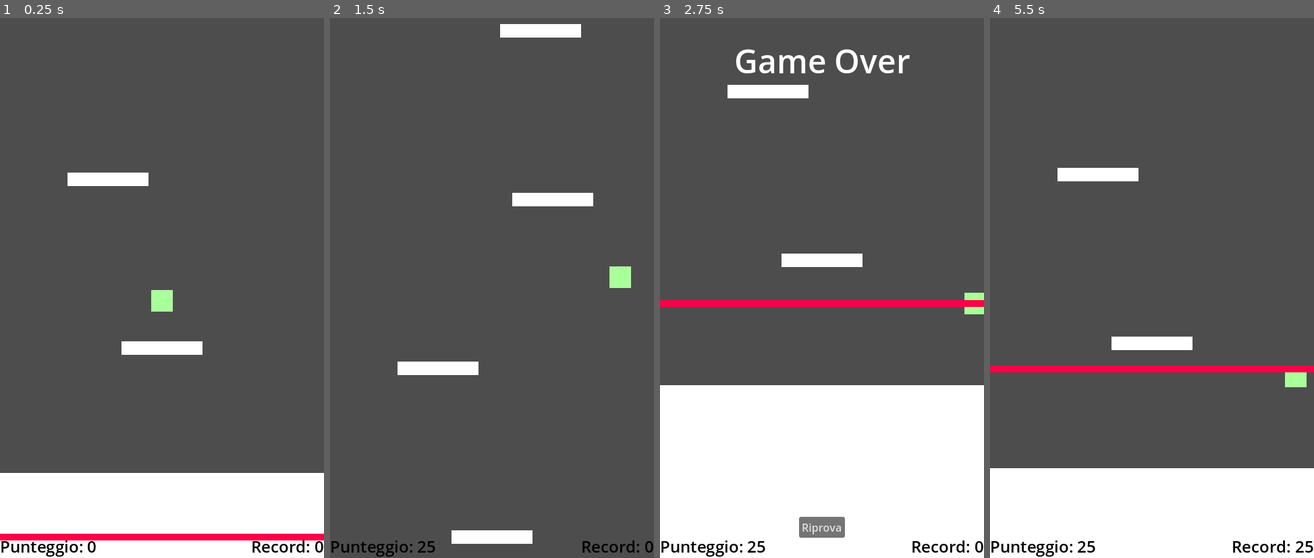
Above: before the commit, frames 1-4 (left to right).
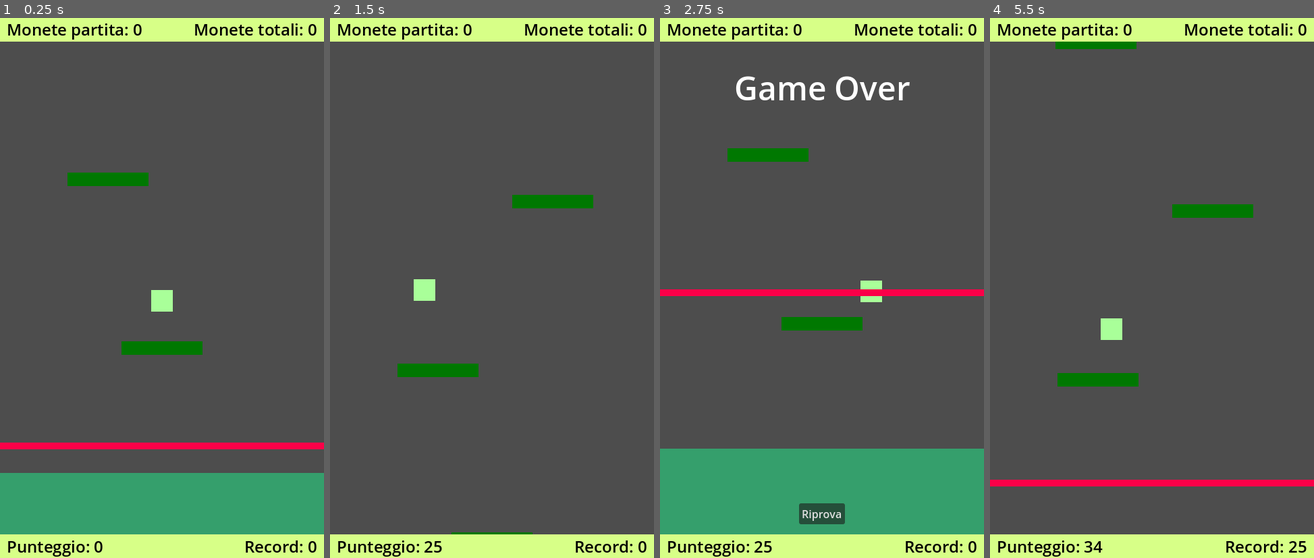
Above: after the commit, the same moments.

Repository: AlessandroDarie/VerticalPlatformer
Game: Godot game, scene res://main.tscn
The game is run twice, just before and just after one commit, with the same random seed, the same clock (stepped at 60 frames per second) and the same inputs.
Inputs:
- Up to frame 1 (0.25 s): no input
- Up to frame 2 (1.5 s): tap Enter (ui_accept) at 0.5, 0.6, 0.77, 1.07, 1.35 s; hold Right (ui_right) from 0.53 s (still down)
- Up to frame 3 (2.75 s): tap Enter (ui_accept) at 1.52, 1.82, 2.1 s; release Right (ui_right) at 2.03 s; hold Left (ui_left) from 2.03 s (still down)
- Up to frame 4 (5.5 s): release Left (ui_left) at 2.75 s; click "Riprova" at 2.75 s; hold Right (ui_right) 3.53-5.03 s; tap Enter (ui_accept) at 3.6, 3.77, 4.07, 4.35, 4.52, 4.82, 5.1, 5.27 s; hold Left (ui_left) from 5.03 s (still down)

The runs differ from the first frame. In frame 1, 23% of the frame differs, in the area x 0-100%, y 0-100%; in frame 2, 11%; in frame 3, 43%; in frame 4, 25%.

Commit message:
Aggiunta raccolta monete con salvataggio persistente. Migliorato leggermente la UI

Diff:
--- a/BasePlatform.tscn
+++ b/BasePlatform.tscn
@@ -10,6 +10,7 @@
 offset_top = -15.0
 offset_right = 240.0
 offset_bottom = 485.0
+color = Color(0.209441, 0.622013, 0.422647, 1)
 
 [node name="CollisionShape2D" type="CollisionShape2D" parent="."]
 shape = SubResource("RectangleShape2D_l6tcx")
--- /dev/null
+++ b/Coin.gd
@@ -0,0 +1,10 @@
+extends Area2D
+
+func _ready():
+	connect("body_entered", Callable(self, "_on_body_entered"))
+
+func _on_body_entered(body):
+	if body.name == "Player":
+		var score_ui = get_tree().get_root().get_node("Main/ScoreUI")
+		score_ui.increment_coins()
+		queue_free()
--- /dev/null
+++ b/Coin.tscn
@@ -0,0 +1,17 @@
+[gd_scene load_steps=4 format=3 uid="uid://do07iv763nvvs"]
+
+[ext_resource type="Script" uid="uid://cerfj5n7jpata" path="res://Coin.gd" id="1_h5dih"]
+[ext_resource type="Texture2D" uid="uid://cdmfgh7d6ja4j" path="res://assets/coins/coin.png" id="2_ou7jl"]
+
+[sub_resource type="CircleShape2D" id="CircleShape2D_ou7jl"]
+radius = 28.0
+
+[node name="Coin" type="Area2D"]
+script = ExtResource("1_h5dih")
+
+[node name="Sprite2D" type="Sprite2D" parent="."]
+scale = Vector2(0.08, 0.08)
+texture = ExtResource("2_ou7jl")
+
+[node name="CollisionShape2D" type="CollisionShape2D" parent="."]
+shape = SubResource("CircleShape2D_ou7jl")
--- a/Main.gd
+++ b/Main.gd
@@ -4,7 +4,7 @@
 
 var base_time_scale = 1.0
 var time_increment = 0.025
-var score_step = 50
+var score_step = 75
 var last_steps = 0
 var max_time_scale = 2.0
 
--- a/PlatformSpawner.gd
+++ b/PlatformSpawner.gd
@@ -1,8 +1,11 @@
 extends Node2D
 
 @export var platform_scene: PackedScene
+@export var coin_scene: PackedScene
 
 var platform_gap = 750
+var last_coin_spawn_score = 0
+var coin_spawn_step = 1000
 
 func on_platform_reached(current_platform_y):
 	var new_platform = platform_scene.instantiate()
@@ -14,3 +17,30 @@
 	var y_position = current_platform_y - platform_gap
 
 	new_platform.global_position = Vector2(x_position, y_position)
+	spawn_coin(y_position)
+
+func spawn_coin(y_reference):
+	var main = get_tree().get_root().get_node("Main")
+	if main == null:
+		return
+
+	var score_ui = main.get_node("ScoreUI")
+	if score_ui == null:
+		return
+
+	var score_text = score_ui.get_node("Label").text
+	var score = int(score_text.replace("Punteggio: ", ""))
+
+	# Spawna una sola moneta ogni 1000 punti
+	if score >= last_coin_spawn_score + coin_spawn_step:
+		last_coin_spawn_score = score
+
+		var coin = coin_scene.instantiate()
+		var screen_width = 480
+		var half_width = screen_width / 2 - 40
+
+		var x_position = randf_range(-half_width, half_width)
+		var y_position = y_reference - randf_range(100, 300)
+
+		coin.global_position = Vector2(x_position, y_position)
+		add_child(coin)
--- a/Player.gd
+++ b/Player.gd
@@ -1,8 +1,9 @@
 extends CharacterBody2D
 
-var speed = 200.0
+var speed = 400.0
 var jump_velocity = -800.0
 var gravity = 900.0
+var is_ready_to_jump = false
 
 func _physics_process(delta):
 	if get_tree().get_root().get_node("Main").is_game_over:
@@ -12,6 +13,7 @@
 		velocity.y += gravity * delta
 	else:
 		velocity.y = 0
+		is_ready_to_jump = true
 
 	var input_direction = Input.get_action_strength("ui_right") - Input.get_action_strength("ui_left")
 	velocity.x = input_direction * speed
@@ -22,9 +24,9 @@
 	elif global_position.x > screen_width / 2:
 		global_position.x = -screen_width / 2
 
-	# Salto
-	if Input.is_action_just_pressed("ui_accept") and is_on_floor():
+	if is_ready_to_jump:
 		velocity.y = jump_velocity
+		is_ready_to_jump = false
 
 	move_and_slide()
 
--- a/ScoreUI.gd
+++ b/ScoreUI.gd
@@ -1,13 +1,17 @@
 extends CanvasLayer
 
-@export var player: NodePath  # Colleghiamo il Player
+@export var player: NodePath
 
-var max_height = 0  # Altezza massima raggiunta
-var highscore = 0   # Record salvato
+var max_height = 0
+var highscore = 0
+
+var coins_in_game = 0
+var coins_total = 0
 
 func _ready():
 	max_height = 0
 	load_highscore()
+	load_coins()
 
 func _process(delta):
 	if get_tree().get_root().get_node("Main").is_game_over:
@@ -15,7 +19,7 @@
 
 	if player:
 		var player_node = get_node(player)
-		var current_height = int(-player_node.global_position.y / 10) - 3
+		var current_height = int(((-player_node.global_position.y)-30) / 10)
 
 		if current_height > max_height:
 			max_height = current_height
@@ -25,6 +29,11 @@
 				highscore = max_height
 				save_highscore()
 
+	var main = get_tree().get_root().get_node("Main")
+	if main:
+		$CoinsLabel.text = "Monete partita: " + str(coins_in_game)
+		$CoinsTotalLabel.text = "Monete totali: " + str(coins_total)
+
 func load_highscore():
 	if FileAccess.file_exists("user://highscore.save"):
 		var file = FileAccess.open("user://highscore.save", FileAccess.READ)
@@ -33,8 +42,23 @@
 
 	$RecordLabel.text = "Record: " + str(highscore)
 
-
 func save_highscore():
 	var file = FileAccess.open("user://highscore.save", FileAccess.WRITE)
 	file.store_line(str(highscore))
 	file.close()
+
+func load_coins():
+	if FileAccess.file_exists("user://coins.save"):
+		var file = FileAccess.open("user://coins.save", FileAccess.READ)
+		coins_total = int(file.get_line())
+		file.close()
+
+func save_coins():
+	var file = FileAccess.open("user://coins.save", FileAccess.WRITE)
+	file.store_line(str(coins_total))
+	file.close()
+
+func increment_coins():
+	coins_in_game += 1
+	coins_total += 1
+	save_coins()
--- a/main.tscn
+++ b/main.tscn
@@ -1,10 +1,11 @@
-[gd_scene load_steps=10 format=3 uid="uid://v17qnto7eq0a"]
+[gd_scene load_steps=11 format=3 uid="uid://v17qnto7eq0a"]
 
 [ext_resource type="Script" uid="uid://f60rhp1xlcms" path="res://Player.gd" id="1_0xm2m"]
 [ext_resource type="Script" uid="uid://cyerfyutemcel" path="res://Main.gd" id="1_272bh"]
 [ext_resource type="PackedScene" uid="uid://broxr77ido4dd" path="res://platform.tscn" id="1_ig7tw"]
 [ext_resource type="Script" uid="uid://c820bxiyng5cg" path="res://PlatformSpawner.gd" id="3_h2yge"]
 [ext_resource type="PackedScene" uid="uid://dgw8otnktig05" path="res://laser.tscn" id="5_7mycd"]
+[ext_resource type="PackedScene" uid="uid://do07iv763nvvs" path="res://Coin.tscn" id="5_kek77"]
 [ext_resource type="PackedScene" uid="uid://b7k2hnvmdsqu" path="res://BasePlatform.tscn" id="5_lquwl"]
 [ext_resource type="Script" uid="uid://daa2yw6bsmv01" path="res://GameOverUI.gd" id="6_7mycd"]
 [ext_resource type="Script" uid="uid://dxxk5npo78jqx" path="res://ScoreUI.gd" id="8_5vw27"]
@@ -14,6 +15,98 @@
 
 [node name="Main" type="Node2D"]
 script = ExtResource("1_272bh")
+
+[node name="GameOverUI" type="CanvasLayer" parent="."]
+script = ExtResource("6_7mycd")
+
+[node name="Label (GAME OVER)" type="Label" parent="GameOverUI"]
+anchors_preset = 5
+anchor_left = 0.5
+anchor_right = 0.5
+offset_left = -130.0
+offset_top = 70.0
+offset_right = 130.0
+offset_bottom = 137.0
+grow_horizontal = 2
+theme_override_font_sizes/font_size = 48
+text = "Game Over"
+horizontal_alignment = 1
+
+[node name="Button (Riprova)" type="Button" parent="GameOverUI"]
+anchors_preset = 7
+anchor_left = 0.5
+anchor_top = 1.0
+anchor_right = 0.5
+anchor_bottom = 1.0
+offset_left = -34.0
+offset_top = -81.0
+offset_right = 34.0
+offset_bottom = -50.0
+grow_horizontal = 2
+grow_vertical = 0
+text = "Riprova"
+
+[node name="ScoreUI" type="CanvasLayer" parent="."]
+script = ExtResource("8_5vw27")
+player = NodePath("../Player")
+
+[node name="TopBar" type="ColorRect" parent="ScoreUI"]
+offset_right = 480.0
+offset_bottom = 35.0
+color = Color(0.840879, 1, 0.5297, 1)
+
+[node name="BottomBar" type="ColorRect" parent="ScoreUI"]
+offset_top = 765.0
+offset_right = 480.0
+offset_bottom = 800.0
+color = Color(0.840879, 1, 0.5297, 1)
+
+[node name="Label" type="Label" parent="ScoreUI"]
+anchors_preset = 2
+anchor_top = 1.0
+anchor_bottom = 1.0
+offset_left = 10.0
+offset_top = -34.0
+offset_right = 153.0
+grow_vertical = 0
+theme_override_colors/font_color = Color(0, 0, 0, 1)
+theme_override_font_sizes/font_size = 24
+text = "Punteggio: 0"
+
+[node name="RecordLabel" type="Label" parent="ScoreUI"]
+anchors_preset = 3
+anchor_left = 1.0
+anchor_top = 1.0
+anchor_right = 1.0
+anchor_bottom = 1.0
+offset_left = -118.0
+offset_top = -34.0
+offset_right = -10.0
+grow_horizontal = 0
+grow_vertical = 0
+theme_override_colors/font_color = Color(0, 0, 0, 1)
+theme_override_font_sizes/font_size = 24
+text = "Record: 0"
+
+[node name="CoinsLabel" type="Label" parent="ScoreUI"]
+offset_left = 10.0
+offset_right = 100.0
+offset_bottom = 34.0
+theme_override_colors/font_color = Color(0, 0, 0, 1)
+theme_override_font_sizes/font_size = 24
+text = "Coins: 0"
+
+[node name="CoinsTotalLabel" type="Label" parent="ScoreUI"]
+anchors_preset = 1
+anchor_left = 1.0
+anchor_right = 1.0
+offset_left = -164.0
+offset_right = -10.0
+offset_bottom = 34.0
+grow_horizontal = 0
+theme_override_colors/font_color = Color(0, 0, 0, 1)
+theme_override_font_sizes/font_size = 24
+text = "Total Coins: 0"
 
 [node name="Player" type="CharacterBody2D" parent="."]
 script = ExtResource("1_0xm2m")
@@ -45,71 +138,13 @@
 [node name="PlatformSpawner" type="Node2D" parent="."]
 script = ExtResource("3_h2yge")
 platform_scene = ExtResource("1_ig7tw")
+coin_scene = ExtResource("5_kek77")
 
 [node name="BasePlatform" parent="." instance=ExtResource("5_lquwl")]
 position = Vector2(0, 300)
 
 [node name="Laser" parent="." instance=ExtResource("5_7mycd")]
-position = Vector2(-240, 400)
+position = Vector2(-240, 265)
 player = NodePath("../Player")
 
-[node name="GameOverUI" type="CanvasLayer" parent="."]
-script = ExtResource("6_7mycd")
-
-[node name="Label (GAME OVER)" type="Label" parent="GameOverUI"]
-anchors_preset = 5
-anchor_left = 0.5
-anchor_right = 0.5
-offset_left = -130.0
-offset_top = 30.0
-offset_right = 130.0
-offset_bottom = 97.0
-grow_horizontal = 2
-theme_override_font_sizes/font_size = 48
-text = "Game Over"
-horizontal_alignment = 1
-
-[node name="Button (Riprova)" type="Button" parent="GameOverUI"]
-anchors_preset = 7
-anchor_left = 0.5
-anchor_top = 1.0
-anchor_right = 0.5
-anchor_bottom = 1.0
-offset_left = -34.0
-offset_top = -61.0
-offset_right = 34.0
-offset_bottom = -30.0
-grow_horizontal = 2
-grow_vertical = 0
-text = "Riprova"
-
-[node name="ScoreUI" type="CanvasLayer" parent="."]
-script = ExtResource("8_5vw27")
-player = NodePath("../Player")
-
-[node name="Label" type="Label" parent="ScoreUI"]
-anchors_preset = 2
-anchor_top = 1.0
-anchor_bottom = 1.0
-offset_top = -34.0
-offset_right = 143.0
-grow_vertical = 0
-theme_override_colors/font_color = Color(0, 0, 0, 1)
-theme_override_font_sizes/font_size = 24
-text = "Punteggio: 0"
-
-[node name="RecordLabel" type="Label" parent="ScoreUI"]
-anchors_preset = 3
-anchor_left = 1.0
-anchor_top = 1.0
-anchor_right = 1.0
-anchor_bottom = 1.0
-offset_left = -108.0
-offset_top = -34.0
-grow_horizontal = 0
-grow_vertical = 0
-theme_override_colors/font_color = Color(0, 0, 0, 1)
-theme_override_font_sizes/font_size = 24
-text = "Record: 0"
-
 [connection signal="pressed" from="GameOverUI/Button (Riprova)" to="GameOverUI" method="_on_button_riprova_pressed"]
--- a/platform.tscn
+++ b/platform.tscn
@@ -16,6 +16,7 @@
 offset_top = -10.0
 offset_right = 60.0
 offset_bottom = 10.0
+color = Color(0, 0.47189, 0.00442813, 1)
 
 [node name="CollisionShape2D" type="CollisionShape2D" parent="."]
 shape = SubResource("RectangleShape2D_5ajho")
Not shown, added: Coin.gd.uid
Binary file added: assets/coins/coin.png
Not shown, added: assets/coins/coin.png.import
